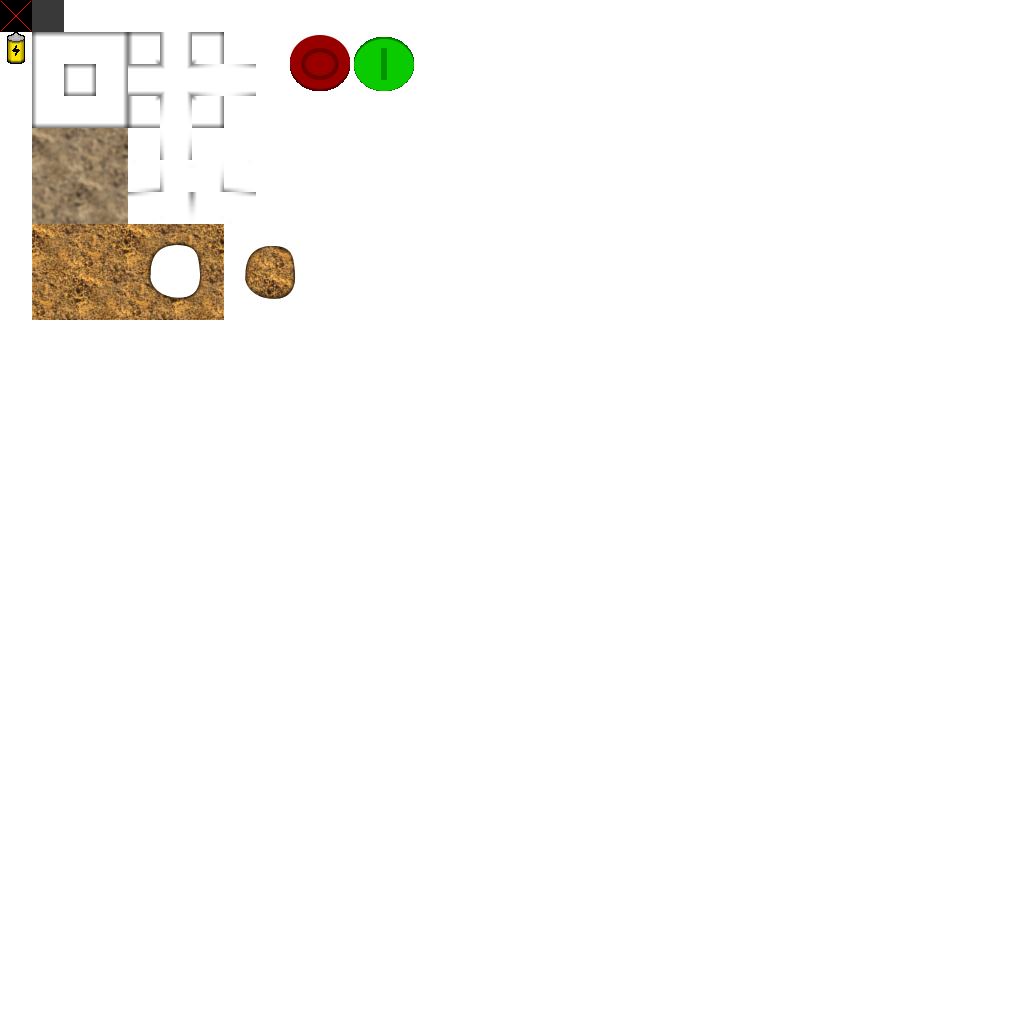
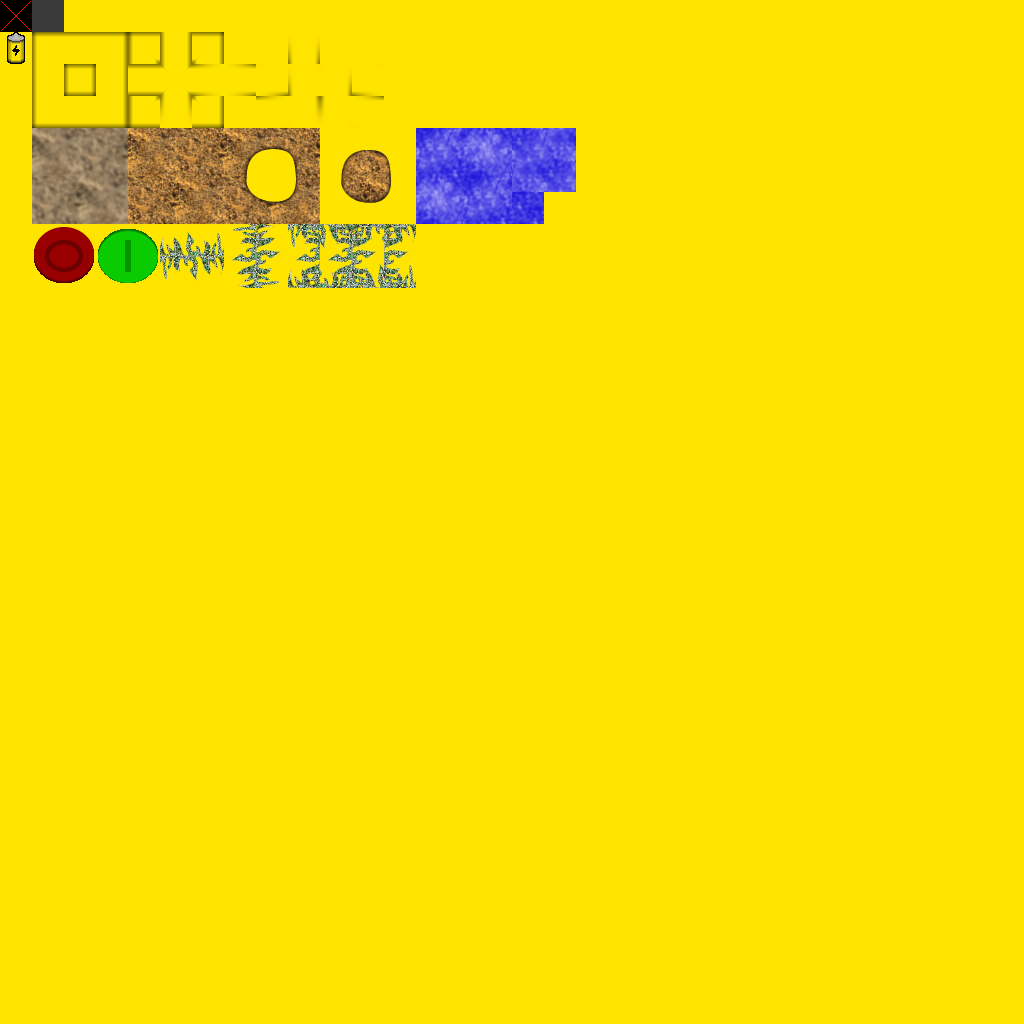
Revision of a layered 1024 × 1024 image; what changed, layer by layer:
painted on "Eingefügte Ebene-Kopie" over [32, 34, 576, 320]
showed "Ebene" over [0, 0, 1024, 1024]
